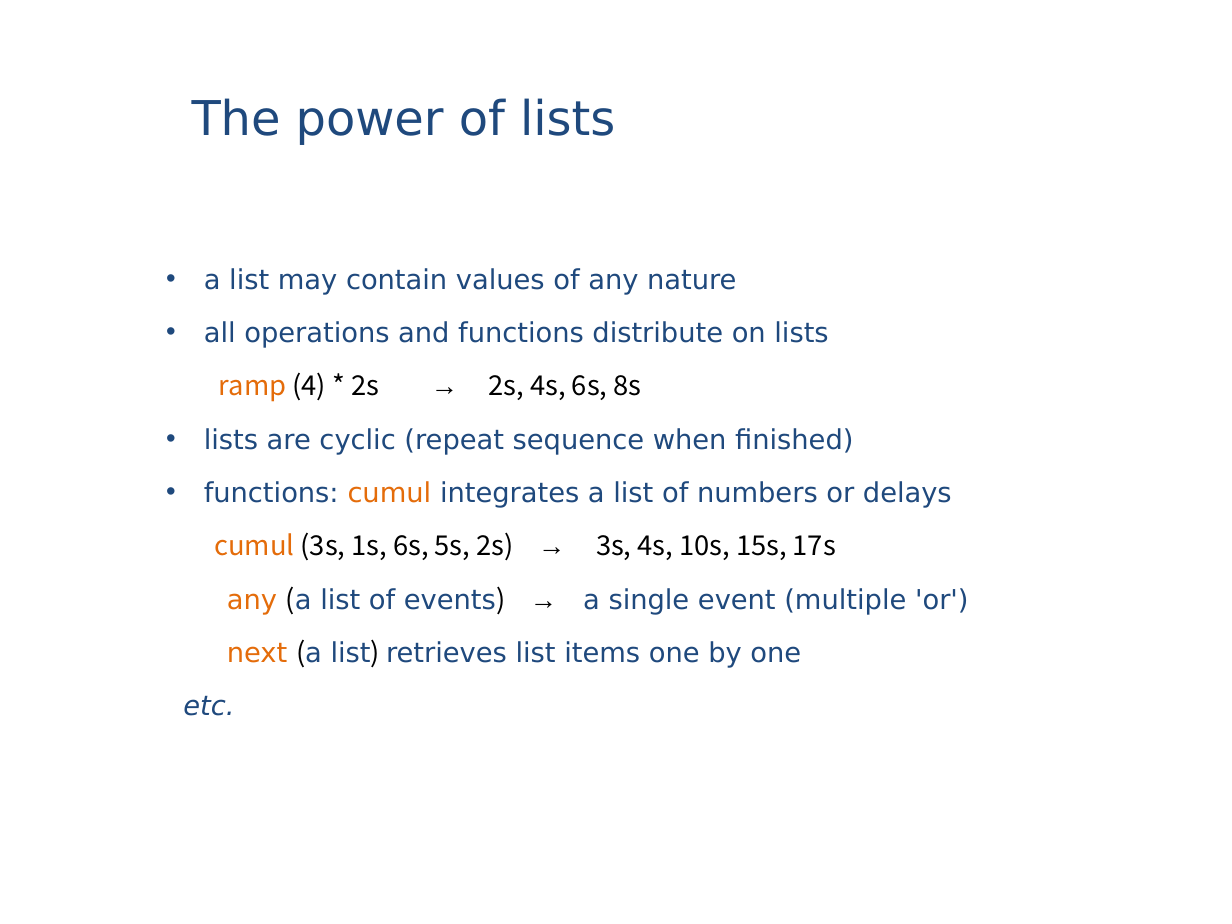
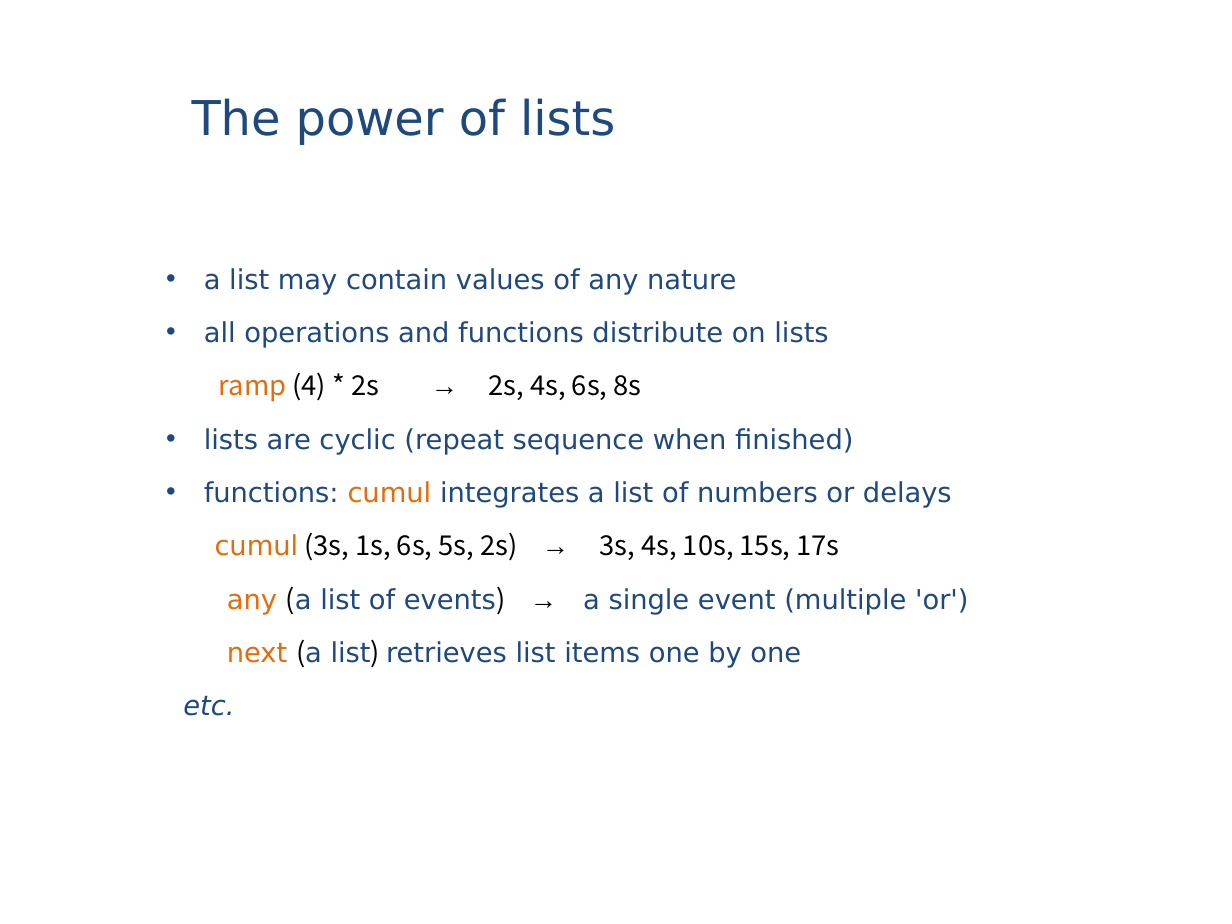
Before and after one commit to MarchandAlain/Whand, a slide deck: slide 15 of Introduction to Whand.ppt (slide 16 before the commit). Drawn at 1232x924 pixels with LibreOffice and Linux fonts; fonts in the diff are those of the drawing. Boxes give left, top, right and bottom in pixels: in the first picture for what was removed or moved away, otherwise in the second. Text is boxed around its words. In the diff, an @@ line names an element or a change of style, - is before the commit and + after.

```diff
--- a/Introduction to Whand.ppt
+++ b/Introduction to Whand.ppt
@@ text at (x1=215, y1=532, x2=840, y2=561): font Noto Sans CJK SC to DejaVu Sans in "cumul" @@
```
Also in this commit, not shown: 4 other slides changed, 3 slides added, 1 slide removed.
